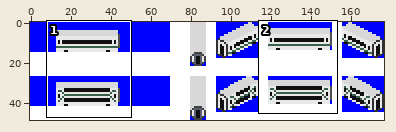
Sprite sheet -- src/wagon/passenger_wagon/passenger_wagon.png. Above, an overview of the earlier version with the close-up marked.
Close-up. As it was:
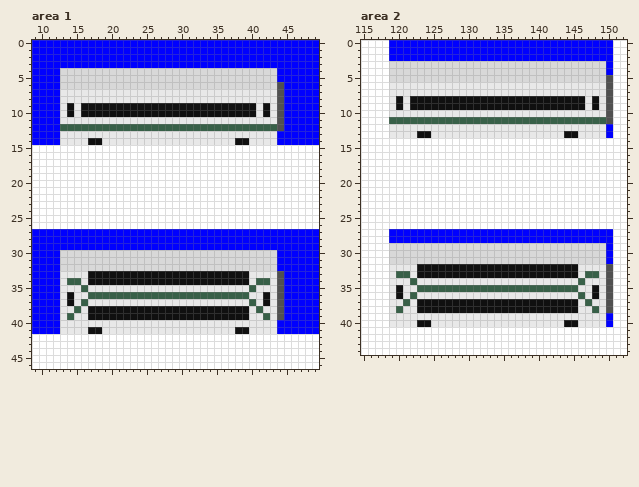
The file is 177x49 pixels. Colours within 5 levels of each other are drawn and written as one. Shown: area 1: x 9..49, y 0..46; area 2: x 115..152, y 0..44.
The result:
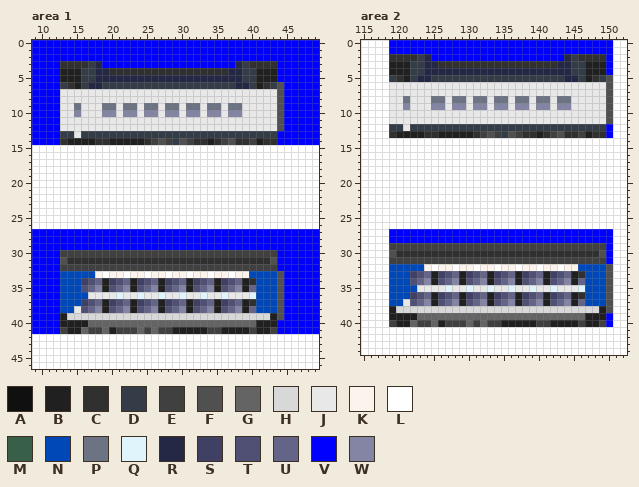
Palette (. is transparent): A #101010  B #202020  C #303030  D #343c48  E #404040  F #505050  G #646464  H #d8d8d8  J #e8e8e8  K #fcf4ec  L #ffffff  M #386048  N #0048b8  P #6c7484  Q #e0f4fc  R #242844  S #404064  T #505074  U #646488  V #0000ff  W #8484a4
From old to new:
Changed rows in their new state; - is an unchanged pixel.
Area 1:
first column x 13:
 3 CCCCDR-------------------RDCCCC
 4 BBBDDRRCCCCCCCCCCCCCCCCCRRDDBBB
 5 BBBDDRRRRRRRRRRRRRRRRRRRRRDDBBB
 6 DCBDRRDDDDDDDDDDDDDDDDDDDRRDBCD
 9 -JPJJJPPJPPJPPJPPJPPJPPJPPJJ-J-
10 -JWJJJWWJWWJWWJWWJWWJWWJWWJJ-J-
12 JJJJJJJJJJJJJJJJJJJJJJJJJJJJJJJ
13 DD-DDDDDDDDDDDDDDDDDDDDDDDDDDDD
14 CBBBBCCBBBBBCEFEDFECCBCEFCCEBCC
first column x 13:
30 EEEEEEEEEEEEEEEEEEEEEEEEEEEEEEE
31 FCCCCCCCCCCCCCCCCCCCCCCCCCCCCCF
32 EEEEEEEEEEEEEEEEEEEEEEEEEEEEEEE
33 NNNNNKLKKLKKLKKLKKLKKLKKLKKNNNN
34 NNNSTUBSTUBSTUBSTUBSTUBSTUBCNNN
35 NNNTUWBTUWBTUWBTUWBTUWBTUWBUNNN
36 NNNNJJJJQJJQJJQJJQJJQJJQJJJQNNN
37 NNNSTUBSTUBSTUBSTUBSTUBSTUBCNNN
38 NNJTUWBTUWBTUWBTUWBTUWBTUWBUNNN
39 BHHHHHHHHHHHHHHHHHHHHHHHHHHHHHB
40 BBBBGGGGGGGGGGGGGGGGGGGGGGGGBBB
41 EBBGEEGBEEEGEGEEBBBBBEEBBBBEBBE
Area 2:
first column x 119:
 2 CCCCDR-------------------RDCCCC
 3 BBBDDRRCCCCCCCCCCCCCCCCCRRDDBBB
 4 BBBDDRRRRRRRRRRRRRRRRRRRRRDDBBB
 5 DCBDRRDDDDDDDDDDDDDDDDDDDRRDBCD
 8 -JPJJJPPJPPJPPJPPJPPJPPJPPJJ-J-
 9 -JWJJJWWJWWJWWJWWJWWJWWJWWJJ-J-
11 JJJJJJJJJJJJJJJJJJJJJJJJJJJJJJJ
12 DD-DDDDDDDDDDDDDDDDDDDDDDDDDDDD
13 CBBBBCCBBBBBCEFEDFECCBCEFCCEBCC
first column x 119:
29 EEEEEEEEEEEEEEEEEEEEEEEEEEEEEEE
30 FCCCCCCCCCCCCCCCCCCCCCCCCCCCCCF
31 EEEEEEEEEEEEEEEEEEEEEEEEEEEEEEE
32 NNNNNKLKKLKKLKKLKKLKKLKKLKKNNNN
33 NNNSTUBSTUBSTUBSTUBSTUBSTUBCNNN
34 NNNTUWBTUWBTUWBTUWBTUWBTUWBUNNN
35 NNNNJJJJQJJQJJQJJQJJQJJQJJJQNNN
36 NNNSTUBSTUBSTUBSTUBSTUBSTUBCNNN
37 NNJTUWBTUWBTUWBTUWBTUWBTUWBUNNN
38 BHHHHHHHHHHHHHHHHHHHHHHHHHHHHHB
39 BBBBGGGGGGGGGGGGGGGGGGGGGGGGBBB
40 EBBGEEGBEEEGEGEEBBBBBEEBBBBEBBE
Pixel boxes of the changes (left, top, right, bottom) in both close-ups:
changed: (60, 61, 277, 145)
changed: (60, 250, 277, 334)
changed: (389, 54, 606, 138)
changed: (389, 243, 606, 327)
